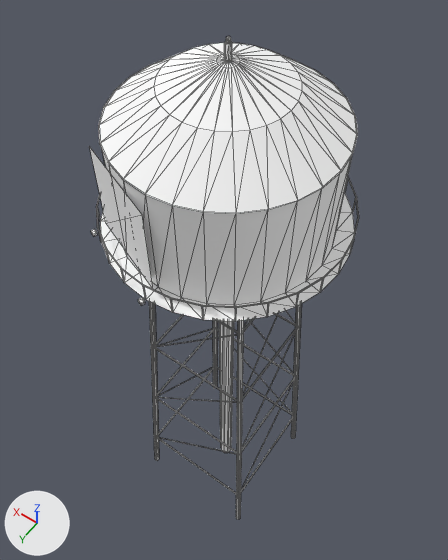
One commit to the OBJ model Assets/models/maps/riverside/riverside_backdrop.obj: the scene before it, then after it.
Rendered twice from a camera (50 mm lens) standing at (-2169.0, -2916.0, 2070.0) and looking at (-1637.0, -3660.0, 901.0). Arrows for +X, +Y and +Z are at lower left; the lights stay in place. The first picture is the older version. Mesh edges are drawn as thin lines. Where no turn or scale is listed for an object, it has been applied to the vertices. Vertices at exactly the same position are counted once.

Names of what the first picture shows: 'riverside_backdrop'.
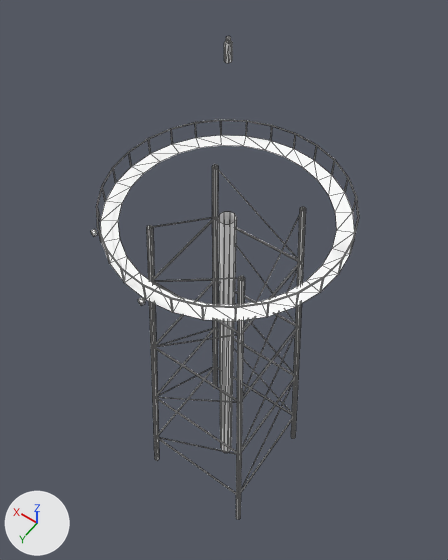
Where the change shows, as pixel boxes (x1, y1, x2, y2) in the pictures (448 x 560 px):
```json
{"object": "riverside_backdrop", "change": "reshaped", "before": [89, 36, 359, 520], "after": [91, 36, 359, 520]}
{"part": 1, "of": "me_riverside_backdrop", "change": "deleted", "before": [98, 43, 358, 214]}
{"part": 2, "of": "me_riverside_backdrop", "change": "deleted", "before": [102, 151, 352, 305]}
{"part": 3, "of": "me_riverside_backdrop", "change": "deleted", "before": [89, 147, 153, 288]}
```

Scene script edits in JSON lines:
```json
{"block": "me_riverside_backdrop", "where": "# used by ob_riverside_backdrop; location = (0.0, 0.0, 0.0)"}
{"op": "remove", "block": "me_riverside_backdrop", "code": "me_riverside_backdrop.from_pydata(...)  # 1157 vertices, 1316 faces; spans x -1933.0..-1443.0, y -3845.0..-3340.0, z 95.0..1574.0"}
{"op": "add", "block": "me_riverside_backdrop", "code": "me_riverside_backdrop.from_pydata(...)  # 1012 vertices, 1092 faces; spans x -1933.0..-1443.0, y -3845.0..-3340.0, z 95.0..1574.0"}
{"block": "me_riverside_backdrop", "change": "me_riverside_backdrop part 1: the loose piece of 85 vertices spanning x -1900.0..-1476.0, y -3812.0..-3388.0, z 1426.0..1538.0 is deleted"}
{"block": "me_riverside_backdrop", "change": "me_riverside_backdrop part 2: the loose piece of 56 vertices spanning x -1898.0..-1478.0, y -3810.0..-3390.0, z 1196.0..1426.0 is deleted"}
{"block": "me_riverside_backdrop", "change": "me_riverside_backdrop part 3: the loose piece of 4 vertices spanning x -1695.0..-1524.0, y -3439.0..-3370.0, z 1219.0..1403.0 is deleted"}
{"op": "remove", "block": "me_riverside_backdrop", "code": "me_riverside_backdrop.materials.append(mat_rs_paint_white)  # white #ffffff"}
```
